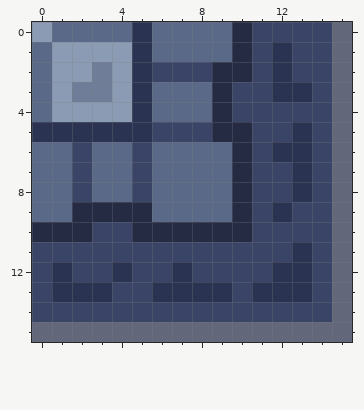
One commit to this pixel-art sprite: pxl/Content/Level/Tiles/ground_connect_bottom_right.png. Above: the version before the commit.
The file is 16x16 pixels. Colours within 5 levels of each other are drawn and written as one.
Once edited:
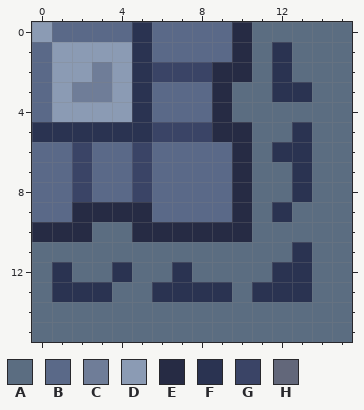
Palette (. is transparent): A #5b6d81  B #5a6988  C #6f7d98  D #8b9bb4  E #262b44  F #2a3351  G #3a4466  H #62677a
What changed:
Colour G gives way to colour A in row 0 at x 11 to 14; in rows 1 to 2 at x 11 and 13 to 14; in row 3 at x 10 to 11 and 14; in row 4 at x 10 to 14; in row 5 at x 11 to 12 and 14; in row 6 at x 11 and 14.
Colour G gives way to colour A in rows 7 to 8 at x 11 to 12 and 14; in row 9 at x 11 and 13 to 14; in row 10 at x 3 to 4 and 11 to 14; in row 11 at x 0 to 12 and 14; in row 12 at x 0, 2 to 3, 5 to 6, 8 to 11 and 14; in row 13 at x 0, 4 to 5, 10 and 14.
Colour G gives way to colour A in row 14 at x 0 to 14.
Colour H gives way to colour A in rows 0 to 14 at x 15; in row 15 at x 0 to 15.
Pixel boxes of the changes (left, top, right, bottom) in both pictures:
changed: (32, 22, 352, 342)
